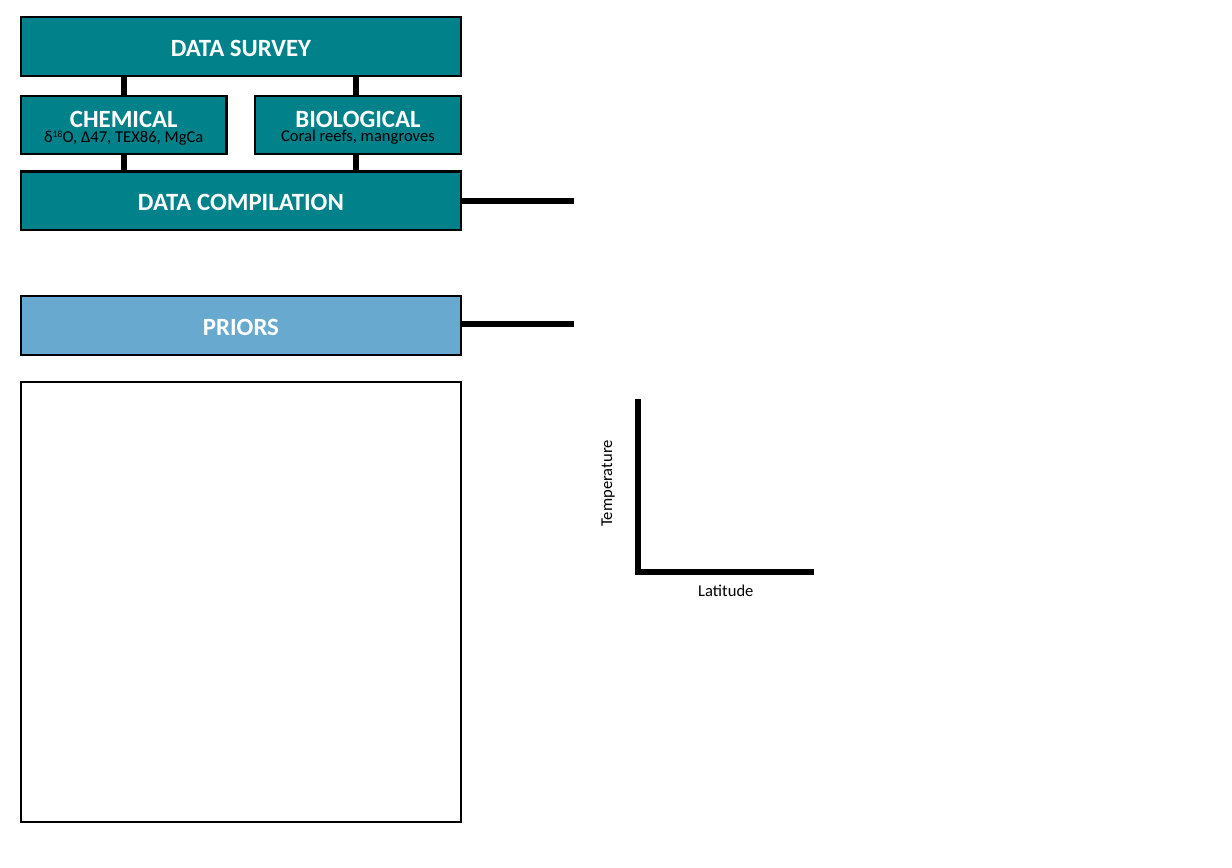
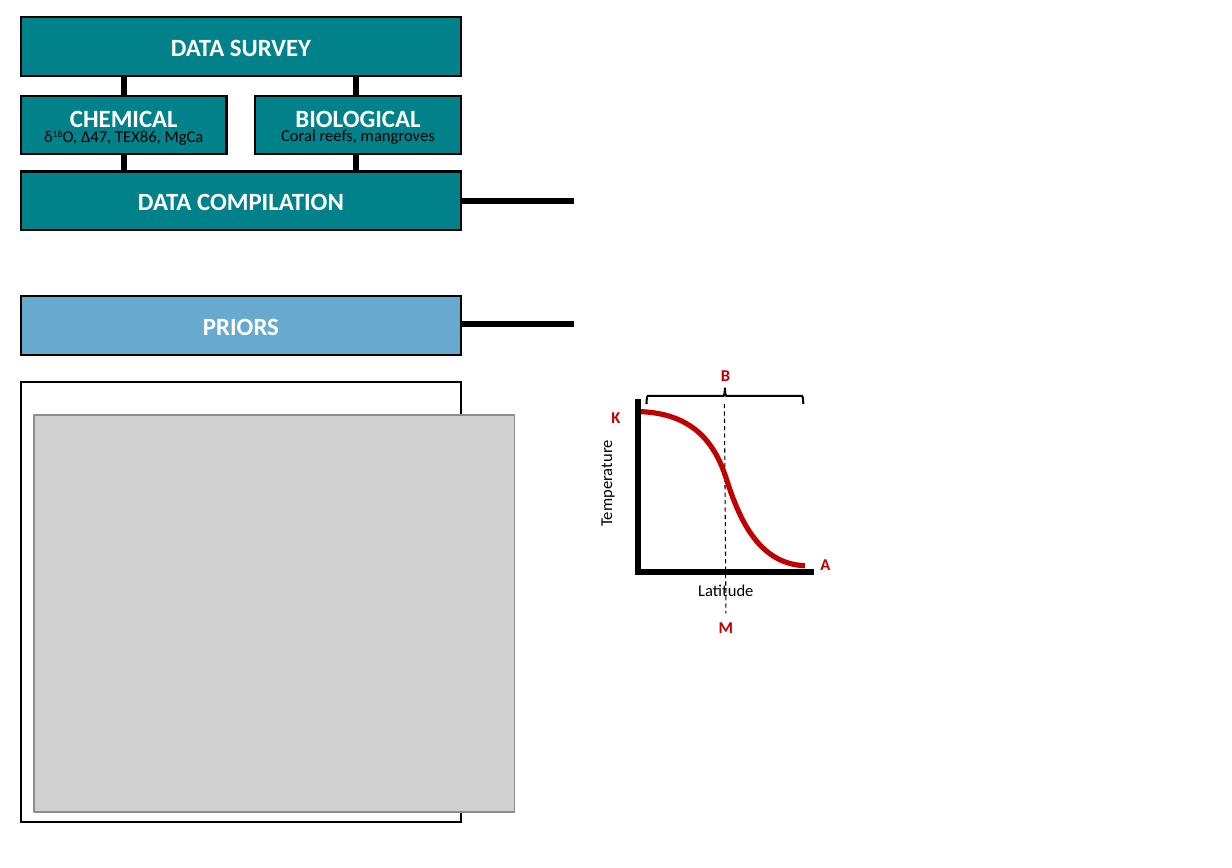
Before and after one commit to KEichenseer/PalaeoClimateGradient, a slide deck: slide 1 of figures/fig_2.pptx. Drawn at 1232x868 pixels with LibreOffice and Linux fonts; fonts in the diff are those of the drawing; grey boxes stand for pictures; background and template pictures are left out. Boxes give left, top, right and bottom in pixels: in the first picture for what was removed or moved away, otherwise in the second. Text is boxed around its words. In the diff, an @@ line names an element or a change of style, - is before the commit and + after.

```diff
--- a/figures/fig_2.pptx
+++ b/figures/fig_2.pptx
@@ left brace added at (647,387,803,404), fill #FFFFFF, outline #000000 1 pt @@
@@ text added at (721,370,730,381), 8 pt, text #C00000, bold @@
+B
@@ picture added at (34,414,515,812) @@
@@ text added at (611,412,620,423), 8 pt, text #C00000, bold @@
+K
@@ freeform shape added at (641,411,804,565), outline #C00000 2.5 pt @@
@@ line added from (724, 404) to (725, 614), #000000 0.5 pt dashed @@
@@ text added at (820,559,830,570), 8 pt, text #C00000, bold @@
+A
@@ text added at (719,622,733,633), 8 pt, text #C00000, bold @@
+M
```
Also in this commit, not shown: 5 other files.
